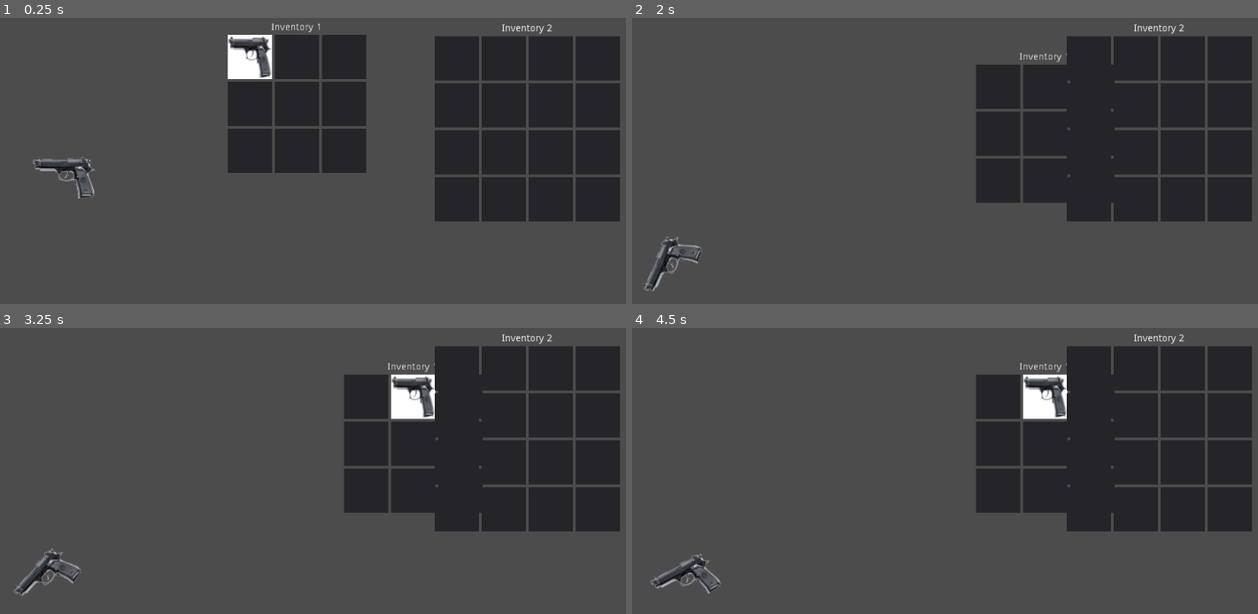
Above: before the commit, frames 1-4 (two rows, left to right).
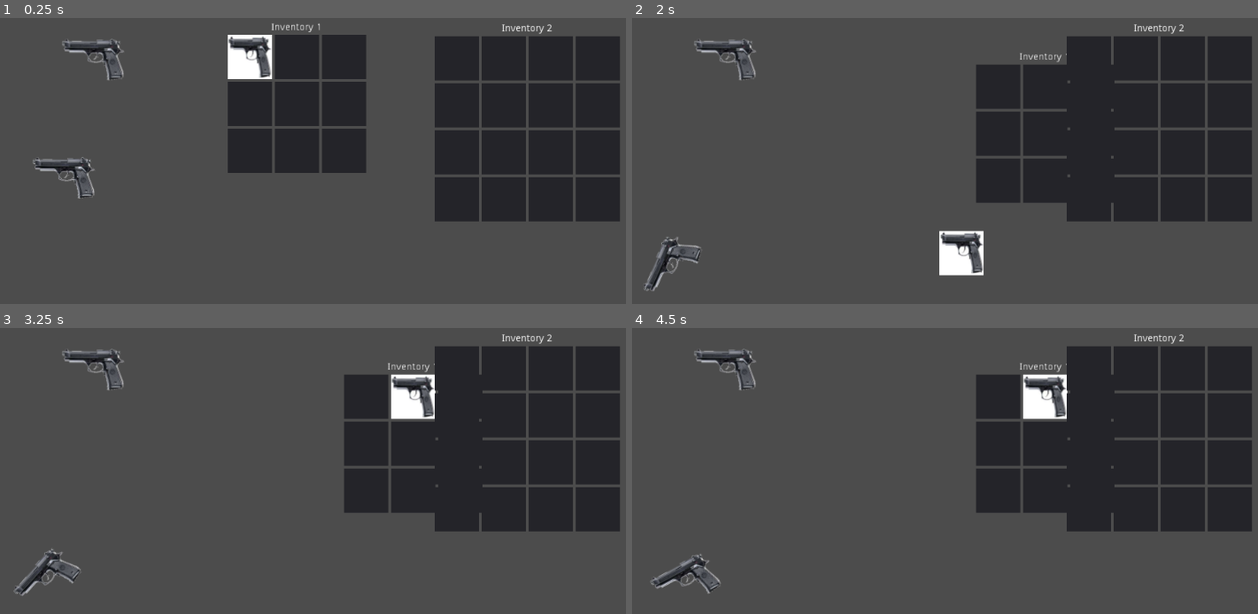
Above: after the commit, the same moments.

Repository: dpensi/Backpack
Game: Godot game, scene res://examples/Test.tscn
The game is run twice, just before and just after one commit, with the same random seed, the same clock (stepped at 60 frames per second) and the same inputs.
Inputs (mouse positions are in pixels of both pictures, inside the frame that each line leads up to):
- Up to frame 1 (0.25 s): no input
- Up to frame 2 (2 s): drag from (926, 26) to (1045, 58) at 0.52 s; drag from (995, 86) to (938, 229) at 1.27 s
- Up to frame 3 (3.25 s): move the mouse to (413, 396) at 2.02 s; click (413, 396) at 2.17 s; drag from (456, 396) to (131, 396) at 2.77 s
- Up to frame 4 (4.5 s): drag from (995, 445) to (1007, 459) at 3.52 s; drag from (1045, 445) to (869, 353) at 4.27 s

The runs differ from the first frame. In frame 1, 0.4% of the frame differs, in the area x 9-20%, y 7-22%; in frame 2, 1.4%, in the area x 9-57%, y 7-91%; in frame 3, 0.4%; in frame 4, 0.4%.

Commit message:
exchange items between 2 inventories

Diff:
--- a/Backpack.gd
+++ b/Backpack.gd
@@ -22,7 +22,7 @@
 	for _col in range(Width * Height):
 		var slot = SlotScene.instance()
 		slot.definitions = definitions
-		slot.daddy = self
+		slot.daddy = get_parent()
 		grid.add_child(slot)
 
 func add_item(item):
--- /dev/null
+++ b/BackpackBus.gd
@@ -0,0 +1,19 @@
+extends Node
+
+var selected_stack = []
+var icon = null
+var follow_mouse
+
+func _process(_delta):
+	if selected_stack and icon:
+		if not follow_mouse:
+			follow_mouse = TextureRect.new()
+			follow_mouse.texture = icon
+			follow_mouse.mouse_filter = Control.MOUSE_FILTER_IGNORE
+			add_child(follow_mouse)
+		follow_mouse.rect_position = get_child(0).get_global_mouse_position()
+	elif not selected_stack and follow_mouse:
+		follow_mouse.queue_free()
+		follow_mouse = null
+
+func get_selected_stack(): return selected_stack
--- /dev/null
+++ b/BackpackBus.tscn
@@ -0,0 +1,6 @@
+[gd_scene load_steps=2 format=2]
+
+[ext_resource path="res://BackpackBus.gd" type="Script" id=1]
+
+[node name="BackpackBus" type="Node"]
+script = ExtResource( 1 )
--- a/Slot.gd
+++ b/Slot.gd
@@ -8,7 +8,7 @@
 var is_free = true
 var left_mouse_pressed = false
 var _left_mouse_release_probe = false
-
+var _mouse_follow
 
 func _process(_delta):
 	if left_mouse_pressed:
@@ -42,9 +42,11 @@
 
 
 func _on_Slot_left_single_click():
-	if daddy.selected_stack:
+	if daddy.selected_stack:	# drop
 		add_stack(daddy.selected_stack)
 		daddy.selected_stack = []
-	elif stack:
+		daddy.icon = null
+	elif stack:		# take
 		daddy.selected_stack = stack
+		daddy.icon = get_node("TextureRect").texture
 		clear_stack()
--- a/examples/Test.gd
+++ b/examples/Test.gd
@@ -1,8 +1,10 @@
 extends Node2D
 
-onready var inventory = get_node("Backpack")
+onready var inventory0 = get_node("BackpackBus/Backpack")
+# onready var inventory1 = get_node("Backpack3")
 onready var gun = get_node("Beretta")
 
 # Called when the node enters the scene tree for the first time.
 func _ready():
-	inventory.add_item(gun)
+	inventory0.add_item(gun)
+	# inventory1.add_item(gun)
--- a/examples/Test.tscn
+++ b/examples/Test.tscn
@@ -1,10 +1,11 @@
-[gd_scene load_steps=8 format=2]
+[gd_scene load_steps=9 format=2]
 
 [ext_resource path="res://Slot.tscn" type="PackedScene" id=1]
 [ext_resource path="res://Backpack.tscn" type="PackedScene" id=2]
 [ext_resource path="res://sample_items/beretta.png" type="Texture" id=3]
 [ext_resource path="res://sample_items/Beretta.gd" type="Script" id=4]
 [ext_resource path="res://examples/Test.gd" type="Script" id=5]
+[ext_resource path="res://BackpackBus.tscn" type="PackedScene" id=6]
 
 [sub_resource type="CapsuleShape2D" id=1]
 radius = 29.5472
@@ -18,20 +19,6 @@
 [node name="Camera2D" type="Camera2D" parent="."]
 position = Vector2( 196.769, 35.3177 )
 current = true
-
-[node name="Backpack" parent="." instance=ExtResource( 2 )]
-position = Vector2( 30.2723, -146.316 )
-DefinitionFilePath = "res://sample_inventory_definition.json"
-Name = "Inventory 1"
-SlotScene = ExtResource( 1 )
-
-[node name="Backpack2" parent="." instance=ExtResource( 2 )]
-position = Vector2( 329.631, -144.634 )
-DefinitionFilePath = "res://sample_inventory_definition.json"
-Name = "Inventory 2"
-Height = 4
-Width = 4
-SlotScene = ExtResource( 1 )
 
 [node name="Beretta" type="RigidBody2D" parent="."]
 position = Vector2( -206.86, 50 )
@@ -51,3 +38,29 @@
 [node name="CollisionShape2D" type="CollisionShape2D" parent="StaticBody2D"]
 position = Vector2( -159.77, 250.587 )
 shape = SubResource( 2 )
+
+[node name="BackpackBus" parent="." instance=ExtResource( 6 )]
+
+[node name="Backpack" parent="BackpackBus" instance=ExtResource( 2 )]
+position = Vector2( 30.2723, -146.316 )
+DefinitionFilePath = "res://sample_inventory_definition.json"
+Name = "Inventory 1"
+SlotScene = ExtResource( 1 )
+
+[node name="Backpack2" parent="BackpackBus" instance=ExtResource( 2 )]
+position = Vector2( 329.631, -144.634 )
+DefinitionFilePath = "res://sample_inventory_definition.json"
+Name = "Inventory 2"
+Height = 4
+Width = 4
+SlotScene = ExtResource( 1 )
+
+[node name="TextureRect" type="TextureRect" parent="."]
+margin_left = -210.905
+margin_top = -125.475
+margin_right = -117.905
+margin_bottom = -61.4749
+texture = ExtResource( 3 )
+__meta__ = {
+"_edit_use_anchors_": false
+}
Not shown: 2 places in Backpack.tscn that only renumber resources
